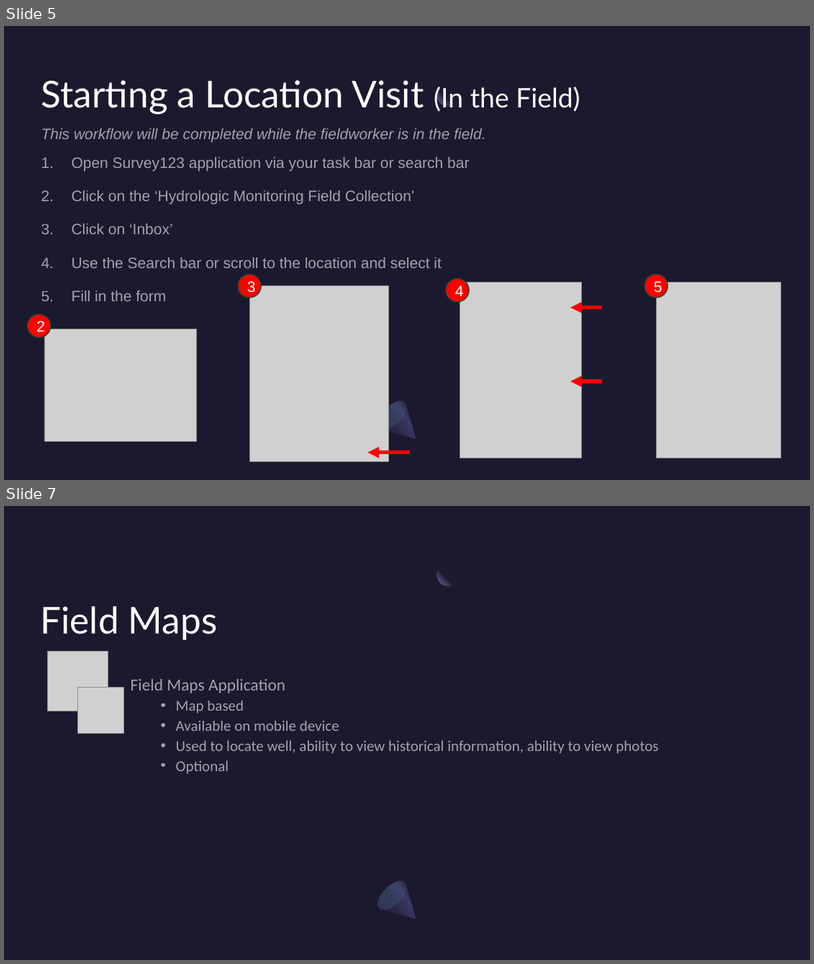
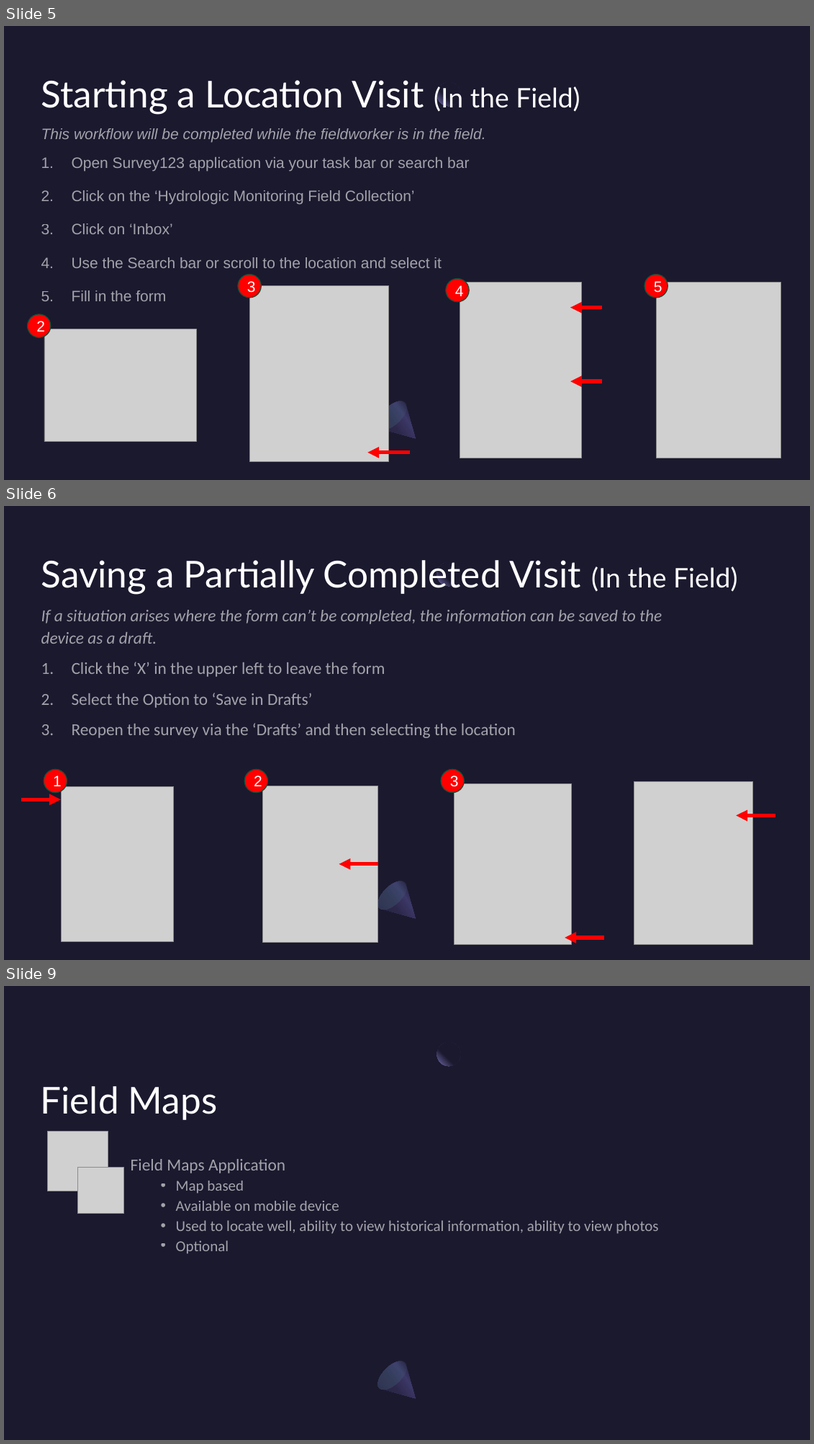
Before and after one commit to NWFWMD-IT/Hydrologic-Monitoring-Project, a slide deck: documents/user_guides/Hydrologic-Monitoring-Project-Fieldwork-Instructions.pptx. Shown one above the other, each under a label of ours: slides 5 and 7 before the commit, slides 5, 6 and 9 after it; the slides between them are not shown. The pictures are 814x964 and 814x1444 pixels, drawn with LibreOffice and Linux fonts; fonts in the diff are those of the drawing; grey boxes stand for pictures. Boxes give left, top, right and bottom in pixels: in the first picture for what was removed or moved away, otherwise in the second. Text is boxed around its words. In the diff, an @@ line names an element or a change of style, - is before the commit and + after.

Commit message:
Added directions on Save as Draft option

```diff
--- a/documents/user_guides/Hydrologic-Monitoring-Project-Fieldwork-Instructions.pptx
+++ b/documents/user_guides/Hydrologic-Monitoring-Project-Fieldwork-Instructions.pptx
@@ slide 6 added at (4, 506, 810, 960), background #1B192E; not listed: 3 template elements that a slide beside it also shows @@
@@ title added at (41, 560, 738, 595), 44 pt, text #FFFFFF @@
+Saving a Partially Completed Visit (In the Field)
@@ text added at (41, 610, 662, 738), 20 pt, text #FFFFFF at 60% opacity @@
+If a situation arises where the form can’t be completed, the information can be saved to the device as a draft.
+1. Click the ‘X’ in the upper left to leave the form
+2. Select the Option to ‘Save in Drafts’
+3. Reopen the survey via the ‘Drafts’ and then selecting the location
@@ ellipse added at (44, 769, 67, 793), fill #FF0000, outline #08533C 1 pt, 18 pt, text #FFFFFF @@
+1
@@ picture added at (61, 786, 173, 941) @@
@@ ellipse added at (244, 769, 268, 793), fill #FF0000, outline #08533C 1 pt, 18 pt, text #FFFFFF @@
+2
@@ picture added at (263, 786, 378, 942) @@
@@ ellipse added at (441, 769, 465, 793), fill #FF0000, outline #08533C 1 pt, 18 pt, text #FFFFFF @@
+3
@@ picture added at (455, 784, 572, 944) @@
@@ picture added at (635, 782, 754, 944) @@
@@ arrow added from (21, 800) to (61, 800), #FF0000 4.5 pt @@
@@ arrow added from (776, 815) to (736, 815), #FF0000 4.5 pt @@
@@ arrow added from (378, 864) to (339, 864), #FF0000 4.5 pt @@
@@ arrow added from (604, 937) to (566, 937), #FF0000 4.5 pt @@
@@ what was slide 7 is now slide 9 @@
```
Also in this commit, not shown: 1 slide changed, 1 other slide added.
